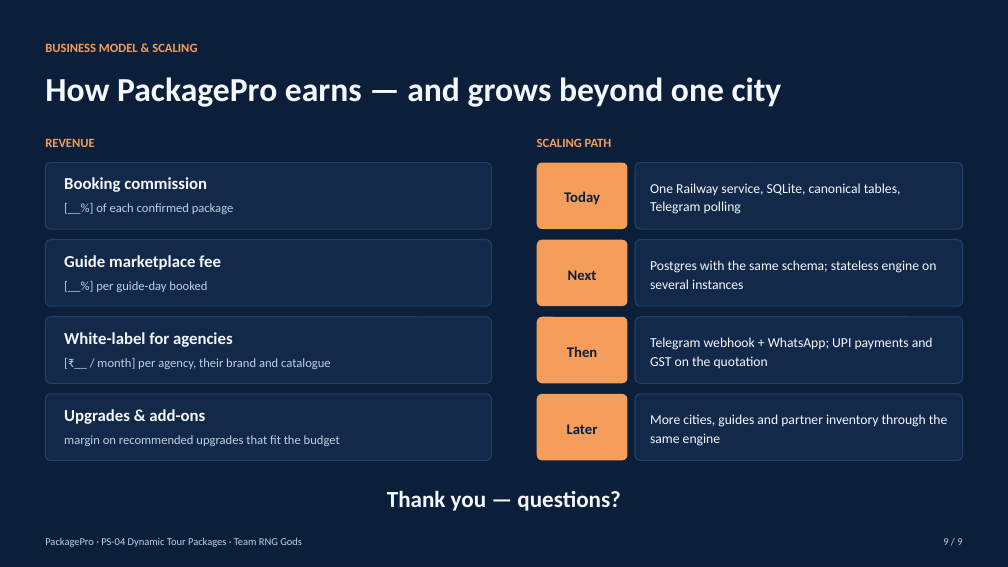
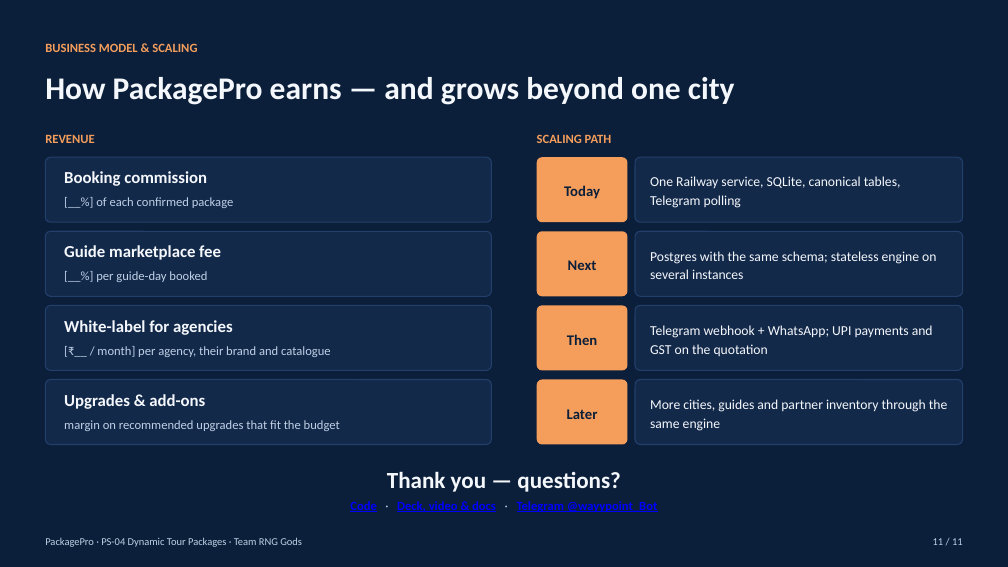
Before and after one commit to siddhartha0132/packagepro-best, a slide deck: slide 11 of docs/pitch/PackagePro-PS04.pptx (slide 9 before the commit). Drawn at 1008x567 pixels with LibreOffice and Linux fonts; fonts in the diff are those of the drawing. Boxes give left, top, right and bottom in pixels: in the first picture for what was removed or moved away, otherwise in the second. Text is boxed around its words. In the diff, an @@ line names an element or a change of style, - is before the commit and + after.

Commit message:
Pitch deck v2: 11 slides with real app screenshots (guide refusal, swaps, recommendations, budget fixes), Drive/GitHub/Telegram links

```diff
--- a/docs/pitch/PackagePro-PS04.pptx
+++ b/docs/pitch/PackagePro-PS04.pptx
@@ text "How PackagePro earns — and ..." at (45, 77, 735, 105): size 32 to 30 pt @@
@@ 6 texts, 3 rounded rectangles: place and size @@
-6 texts, 3 rounded rectangles at (45, 138, 963, 229)
+6 texts, 3 rounded rectangles at (45, 134, 963, 222)
@@ 8 texts, 6 rounded rectangles: place and size @@
-8 texts, 6 rounded rectangles at (45, 240, 963, 383)
+8 texts, 6 rounded rectangles at (45, 231, 963, 371)
@@ 4 texts, 3 rounded rectangles: place and size @@
-4 texts, 3 rounded rectangles at (45, 394, 963, 461)
+4 texts, 3 rounded rectangles at (45, 380, 963, 445)
@@ text "Thank you — questions?": place and size @@
-text "Thank you — questions?" at (387, 490, 620, 511)
+text "Thank you — questions?" at (387, 471, 620, 492)
@@ text added at (350, 501, 658, 512), 12 pt, text #0000FF, bold, underline @@
+Code · Deck, video & docs · Telegram @wayypoint_Bot
@@ text at (933, 538, 963, 545): text changed @@
-9 / 9
+11 / 11
```
Also in this commit, not shown: 8 other slides changed, 2 slides added, 7 other files.
